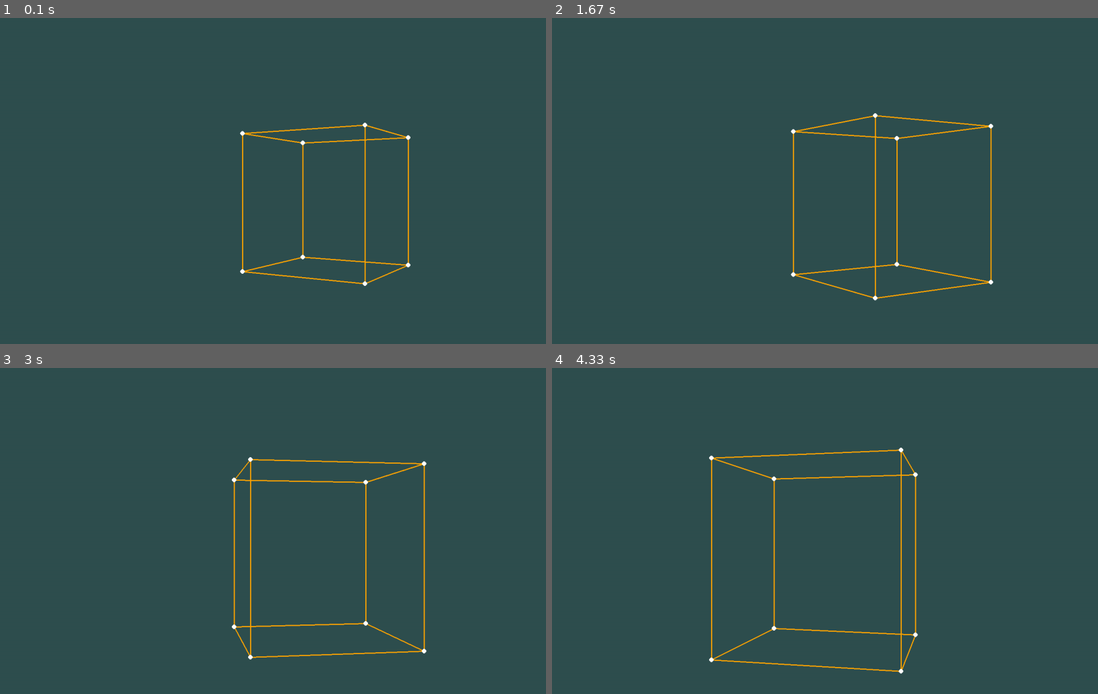
Above: before the commit, frames 1-4 (two rows, left to right).
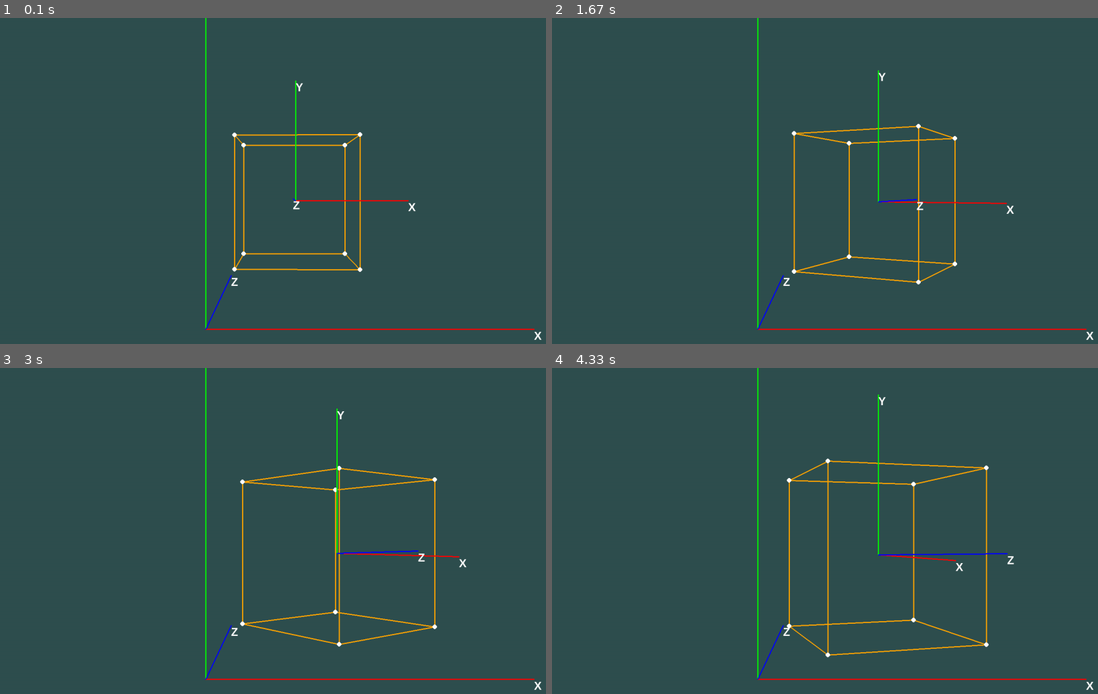
Above: after the commit, the same moments.

Repository: brccabral/Python_Pygame_Render3D
Game: pygame game, started from main.py
Same seed, same stepped clock (60 frames per second), same inputs: the game is played once before the commit and once after it.
Inputs:
- Up to frame 1 (0.1 s): no input
- Up to frame 2 (1.67 s): hold Up 0.83-1.3 s
- Up to frame 3 (3 s): no input
- Up to frame 4 (4.33 s): no input

The runs differ from the first frame. In frame 1, 3.2% of the frame differs, in the area x 37-100%, y 0-99%; in frame 2, 3.4%; in frame 3, 3.7%; in frame 4, 4.1%, in the area x 28-100%, y 0-99%.

Commit message:
show world and local axes XYZ

Diff:
--- a/main.py
+++ b/main.py
@@ -1,8 +1,7 @@
-import math
 import time
 import pygame
 import sys
-from object_3d import Object3D
+from object_3d import Axes, Object3D
 from camera import Camera
 from projection import Projection
 
@@ -26,11 +25,22 @@
         self.projection = Projection(self)
         self.object = Object3D(self)
         self.object.translate([0.2, 0.4, 0.2])
-        self.object.rotate_y(math.pi / 6)
+
+        # draw axes XYZ in cube projection
+        self.axes = Axes(self)
+        self.axes.translate([0.7, 0.9, 0.7])
+
+        # draw world XYZ axes
+        self.world_axes = Axes(self)
+        self.world_axes.movement_flag = False
+        self.world_axes.scale(2.5)
+        self.world_axes.translate([0.0001, 0.0001, 0.0001])
 
     def draw(self):
         self.screen.fill(pygame.Color("darkslategray"))
         self.object.draw()
+        self.axes.draw()
+        self.world_axes.draw()
 
     def run(self):
         self.dt = time.time() - self.last_time
--- a/object_3d.py
+++ b/object_3d.py
@@ -37,12 +37,19 @@
             ]
         )
 
+        self.font = pygame.font.SysFont("Arial", 30, bold=True)
+        self.color_faces = [(pygame.Color("orange"), face) for face in self.faces]
+        self.movement_flag = True
+        self.draw_vertexes = True
+        self.label = ""
+
     def draw(self):
         self.screen_projection()
         self.movement()
 
     def movement(self):
-        self.rotate_y(pygame.time.get_ticks() % 0.005)
+        if self.movement_flag:
+            self.rotate_y(pygame.time.get_ticks() % 0.005)
 
     def screen_projection(self):
         # transfer to camera space
@@ -59,22 +66,29 @@
         vertexes = vertexes[:, :2]
 
         # clipped vertexes will be on screen center, do not draw them
-        for face in self.faces:
+        for index, color_face in enumerate(self.color_faces):
+            color, face = color_face
             polygon = vertexes[face]
             if not np.any(
                 (polygon == self.render.center_width)
                 | (polygon == self.render.center_height)
             ):
-                pygame.draw.polygon(
-                    self.render.screen, pygame.Color("orange"), polygon, 3
-                )
+                pygame.draw.polygon(self.render.screen, color, polygon, 3)
+                if self.label:
+                    text = self.font.render(
+                        self.label[index], True, pygame.Color("white")
+                    )
+                    self.render.screen.blit(text, polygon[-1])
 
-        for vertex in vertexes:
-            if not np.any(
-                (vertex == self.render.center_width)
-                | (vertex == self.render.center_height)
-            ):
-                pygame.draw.circle(self.render.screen, pygame.Color("white"), vertex, 6)
+        if self.draw_vertexes:
+            for vertex in vertexes:
+                if not np.any(
+                    (vertex == self.render.center_width)
+                    | (vertex == self.render.center_height)
+                ):
+                    pygame.draw.circle(
+                        self.render.screen, pygame.Color("white"), vertex, 6
+                    )
 
     # @ operator = a.__matmul__(b)
     #  or dot(a, b)
@@ -95,3 +109,30 @@
 
     def rotate_z(self, alpha):
         self.vertexes = self.vertexes @ rotate_z(alpha)
+
+
+# draw only axes edges
+class Axes(Object3D):
+    def __init__(self, render: GameWindow):
+        super().__init__(render)
+        self.vertexes = np.array(
+            [
+                (0, 0, 0, 1),
+                (1, 0, 0, 1),
+                (0, 1, 0, 1),
+                (0, 0, 1, 1),
+            ]
+        )
+        self.faces = np.array(
+            [
+                (0, 1),
+                (0, 2),
+                (0, 3),
+            ]
+        )
+        self.colors = [pygame.Color("red"), pygame.Color("green"), pygame.Color("blue")]
+        self.color_faces = [
+            (color, face) for color, face in zip(self.colors, self.faces)
+        ]
+        self.draw_vertexes = False
+        self.label = "XYZ"
